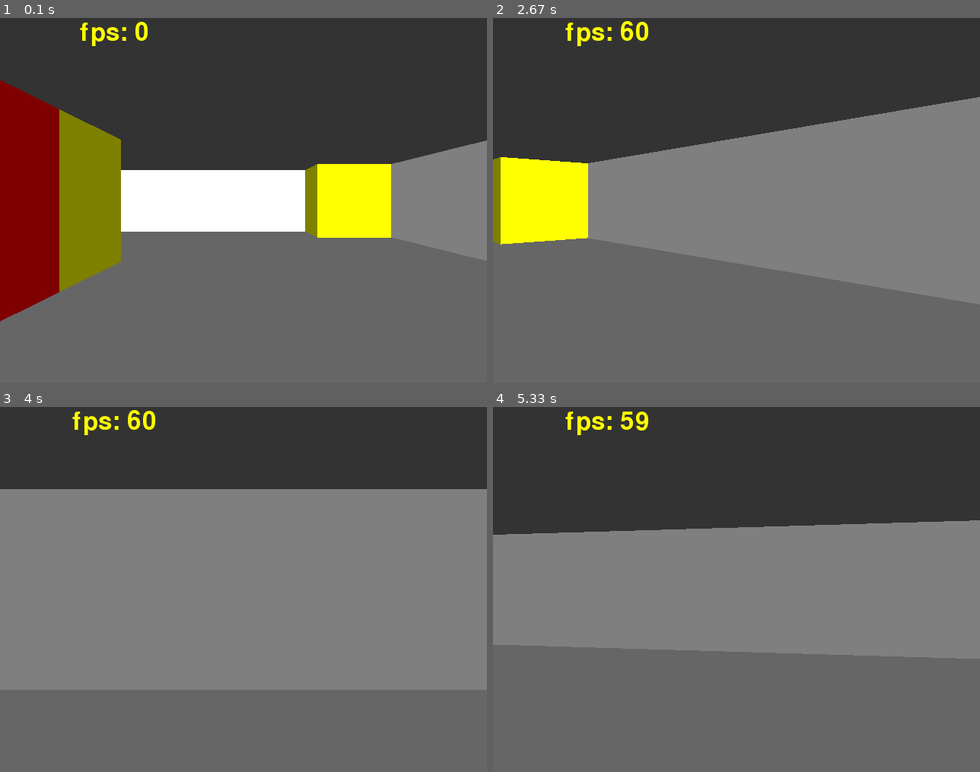
Above: before the commit, frames 1-4 (two rows, left to right).
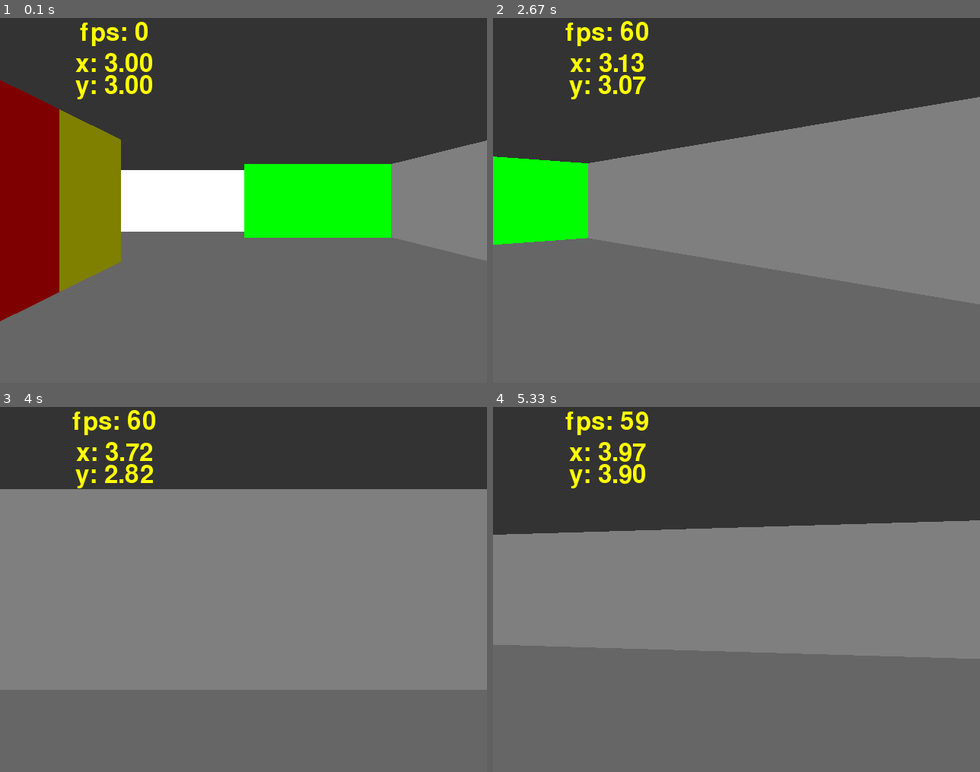
Above: after the commit, the same moments.

Repository: edwin-jones/pyrayder
Game: pygame game, started from raycast-test/raycast-test/raycast3D.pyw
The game is run twice, just before and just after one commit, with the same random seed, the same clock (stepped at 60 frames per second) and the same inputs.
Inputs:
- Up to frame 1 (0.1 s): no input
- Up to frame 2 (2.67 s): hold Right 0.33-0.8 s; hold Up 0.83-1.13 s; hold Right 1.17-1.63 s; hold D 1.17-1.63 s; hold Left 1.67-2.2 s; hold A 1.67-2.2 s; hold Down 2.23-2.53 s; hold Left from 2.57 s (still down); hold A from 2.57 s (still down)
- Up to frame 3 (4 s): release Left at 2.97 s; release A at 2.97 s; hold Up 3-3.37 s; hold Right from 3.4 s (still down); hold D from 3.4 s (still down)
- Up to frame 4 (5.33 s): release Right at 4.03 s; release D at 4.03 s; hold Down 4.07-4.43 s; hold Left 4.47-4.93 s; hold A 4.47-4.93 s; hold Right from 4.97 s (still down); hold D from 4.97 s (still down)

The runs differ from the first frame. In frame 1, 6.8% of the frame differs, in the area x 15-81%, y 9-61%; in frame 2, 5.0%; in frame 3, 0.7%; in frame 4, 0.7%.

Commit message:
added position debugging

Diff:
--- a/raycast-test/raycast-test/game.py
+++ b/raycast-test/raycast-test/game.py
@@ -26,14 +26,14 @@
 
     MAP = (
             (1, 1, 1, 1, 1, 1, 1, 1, 1, 1),
-            (1, 2, 0, 0, 0, 0, 0, 0, 3, 1),
+            (1, 2, 0, 0, 0, 0, 0, 0, 0, 1),
             (1, 0, 0, 0, 0, 0, 0, 0, 0, 1),
             (1, 0, 0, 0, 0, 0, 0, 0, 0, 1),
             (1, 0, 0, 0, 2, 3, 0, 0, 0, 1),
             (1, 0, 0, 0, 5, 6, 0, 0, 0, 1),
             (1, 0, 0, 0, 0, 0, 0, 0, 0, 1),
-            (1, 0, 0, 0, 0, 0, 0, 0, 0, 1),
-            (1, 5, 0, 0, 0, 0, 0, 0, 4, 1),
+            (1, 0, 0, 0, 0, 0, 0, 0, 4, 1),
+            (1, 3, 3, 0, 0, 0, 0, 0, 4, 1),
             (1, 1, 1, 1, 1, 1, 1, 1, 1, 1),
           )
 
@@ -116,16 +116,28 @@
         """This method runs all simulation for the program"""
         self.handle_input(player)
 
-    def draw_ui(self):
+    def draw_ui(self, player):
         if(__debug__):
-            self.draw_debug()
-
-    def draw_debug(self):
+            self.draw_debug(player)
+
+    def draw_debug(self, player):
         basicfont = pygame.font.SysFont(None, 48)
         text = basicfont.render('fps: {}'.format(self.fps), True, colors.YELLOW)
         textrect = text.get_rect()
         textrect.centerx = 150
         textrect.centery = 20
+        self.SCREEN.blit(text, textrect)
+
+        text = basicfont.render('x: {:.2f}'.format(player.position.x), True, colors.YELLOW)
+        textrect = text.get_rect()
+        textrect.centerx = 150
+        textrect.centery = 60
+        self.SCREEN.blit(text, textrect)
+
+        text = basicfont.render('y: {:.2f}'.format(player.position.y), True, colors.YELLOW)
+        textrect = text.get_rect()
+        textrect.centerx = 150
+        textrect.centery = 90
         self.SCREEN.blit(text, textrect)
 
     def render(self, player):
@@ -273,7 +285,7 @@
           #draw the pixels of the stripe as a vertical line
             pygame.draw.line(self.SCREEN, color, (x, drawStart), (x, drawEnd))
 
-        self.draw_ui()
+        self.draw_ui(player)
 
         # Go ahead and update the screen with what we've drawn.
         # This MUST happen after all the other drawing commands.
